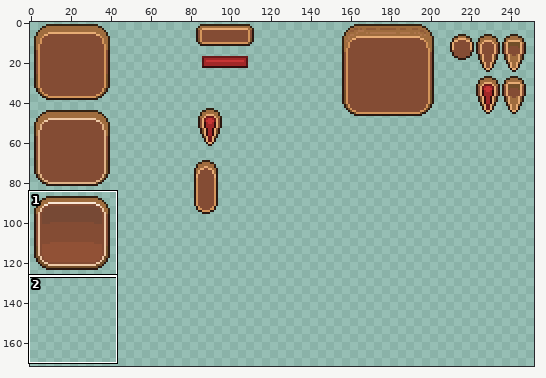
Sprite sheet -- godot/assets/ui/theme.png. Above: a wide view before the commit, with the close-up outlined.
Close-up. Before the edit:
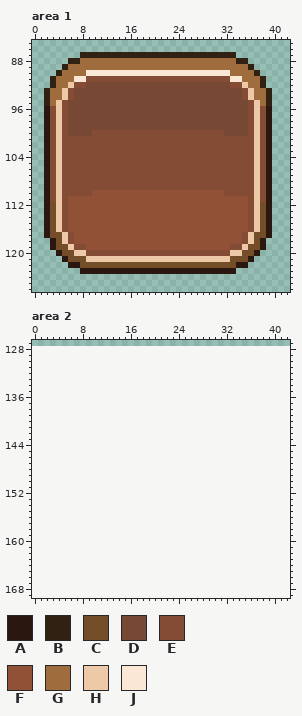
The file is 256x128 pixels. Colours within 5 levels of each other are drawn and written as one. Shown: area 1: x 0..42, y 85..126; area 2: x 0..42, y 127..169. The old version is drawn lined up with the new one, on the new canvas. The wide view leaves out empty margins.
Palette (. is transparent): A #291710  B #312113  C #734e29  D #774935  E #844c34  F #915136  G #9f6c3e  H #edc9a7  J #fae7d5
Pixels before, area 1, first column x 2:
 87 ......BBBBBBBBBBBBBBBBBBBBBBBBBB......
 88 ....BBGGGGGGGGGGGGGGGGGGGGGGGGGGBB....
 89 ...BGGGGGGGGGGGGGGGGGGGGGGGGGGGGGGB...
 90 ..BGGGGJJJJJJJJJJJJJJJJJJJJJJJJGGGGB..
 91 .BGGGJJEEEEEEEEEEEEEEEEEEEEEEEEJJGGGB.
 92 .BGGHEEDDDDDDDDDDDDDDDDDDDDDDDDEEHGGB.
 93 BGGHEDDDDDDDDDDDDDDDDDDDDDDDDDDDDEHGGB
 94 BGGHEDDDDDDDDDDDDDDDDDDDDDDDDDDDDEHGGB
 95 BGHEDDDDDDDDDDDDDDDDDDDDDDDDDDDDDDEHGB
 96 AEHEDDDDDDDDDDDDDDDDDDDDDDDDDDDDDDEHEA
 97 AEHEDDDDDDDDDDDDDDDDDDDDDDDDDDDDDDEHEA
 98 AEHEDDDDDDDDDDDDDDDDDDDDDDDDDDDDDDEHEA
 99 AEHEDDDDDDDDDDDDDDDDDDDDDDDDDDDDDDEHEA
100 AEHEDDDDEEEEEEEEEEEEEEEEEEEEEEDDDDEHEA
101 AEHEEEEEEEEEEEEEEEEEEEEEEEEEEEEEEEEHEA
102 AEHEEEEEEEEEEEEEEEEEEEEEEEEEEEEEEEEHEA
103 AEHEEEEEEEEEEEEEEEEEEEEEEEEEEEEEEEEHEA
104 AEHEEEEEEEEEEEEEEEEEEEEEEEEEEEEEEEEHEA
105 AEHEEEEEEEEEEEEEEEEEEEEEEEEEEEEEEEEHEA
106 AEHEEEEEEEEEEEEEEEEEEEEEEEEEEEEEEEEHEA
107 AEHEEEEEEEEEEEEEEEEEEEEEEEEEEEEEEEEHEA
108 AEHEEEEEEEEEEEEEEEEEEEEEEEEEEEEEEEEHEA
109 AEHEEEEEEEEEEEEEEEEEEEEEEEEEEEEEEEEHEA
110 AEHEEEEEFFFFFFFFFFFFFFFFFFFFFFEEEEEHEA
111 AEHEFFFFFFFFFFFFFFFFFFFFFFFFFFFFFFEHEA
112 ACHEFFFFFFFFFFFFFFFFFFFFFFFFFFFFFFEHCA
113 ACHEFFFFFFFFFFFFFFFFFFFFFFFFFFFFFFEHCA
114 ACHEFFFFFFFFFFFFFFFFFFFFFFFFFFFFFFEHCA
115 ACHEFFFFFFFFFFFFFFFFFFFFFFFFFFFFFFEHCA
116 ACHEFFFFFFFFFFFFFFFFFFFFFFFFFFFFFFEHCA
117 ACCHEFFFFFFFFFFFFFFFFFFFFFFFFFFFFEHCCA
118 .ACHEFFFFFFFFFFFFFFFFFFFFFFFFFFFFEHCA.
119 .ACCHEEFFFFFFFFFFFFFFFFFFFFFFFFEEHCCA.
120 ..ACCHHEEEEEEEEEEEEEEEEEEEEEEEEHHCCA..
121 ...ACCCHHHHHHHHHHHHHHHHHHHHHHHHCCCA...
122 ....AACCCCCCCCCCCCCCCCCCCCCCCCCCAA....
123 ......AAAAAAAAAAAAAAAAAAAAAAAAAA......
The same view after the edit:
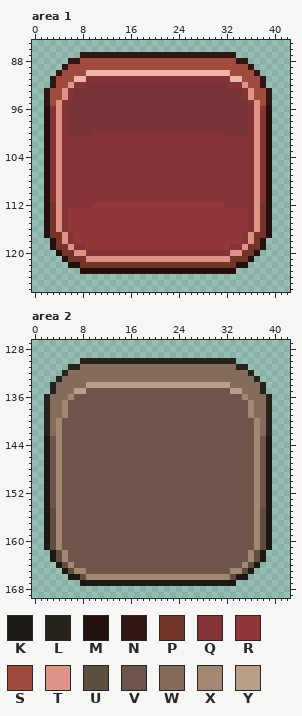
Colours new in this view: K #1d1813  L #28221c  M #24100c  N #311713  P #733529  Q #843437  R #913639  S #9f4c3e  T #df9386  U #5e4e3e  V #6d554b  W #836d5a  X #a28772  Y #b79f89
The author wrote: Add Button disabled style, Improve Button clarity
The exact change:
canvas 256x128 -> 256x256
colour D: #774935 -> #773537
colour J: #fae7d5 -> #f0b5aa
Changed rows in their new state; - is a pixel that keeps its letter.
Area 1:
first column x 2:
 87 ------NNNNNNNNNNNNNNNNNNNNNNNNNN------
 88 ----NNSSSSSSSSSSSSSSSSSSSSSSSSSSNN----
 89 ---NSSSSSSSSSSSSSSSSSSSSSSSSSSSSSSN---
 90 --NSSSS------------------------SSSSN--
 91 -NSSS--QQQQQQQQQQQQQQQQQQQQQQQQ--SSSN-
 92 -NSSTQQ------------------------QQTSSN-
 93 NSSTQ----------------------------QTSSN
 94 NSSTQ----------------------------QTSSN
 95 NSTQ------------------------------QTSN
 96 MQTQ------------------------------QTQM
 97 MQTQ------------------------------QTQM
 98 MQTQ------------------------------QTQM
 99 MQTQ------------------------------QTQM
100 MQTQ----QQQQQQQQQQQQQQQQQQQQQQ----QTQM
101 MQTQQQQQQQQQQQQQQQQQQQQQQQQQQQQQQQQTQM
102 MQTQQQQQQQQQQQQQQQQQQQQQQQQQQQQQQQQTQM
103 MQTQQQQQQQQQQQQQQQQQQQQQQQQQQQQQQQQTQM
104 MQTQQQQQQQQQQQQQQQQQQQQQQQQQQQQQQQQTQM
105 MQTQQQQQQQQQQQQQQQQQQQQQQQQQQQQQQQQTQM
106 MQTQQQQQQQQQQQQQQQQQQQQQQQQQQQQQQQQTQM
107 MQTQQQQQQQQQQQQQQQQQQQQQQQQQQQQQQQQTQM
108 MQTQQQQQQQQQQQQQQQQQQQQQQQQQQQQQQQQTQM
109 MQTQQQQQQQQQQQQQQQQQQQQQQQQQQQQQQQQTQM
110 MQTQQQQQQQQQQQQQQQQQQQQQQQQQQQQQQQQTQM
111 MQTQQQQQQQQQQQQQQQQQQQQQQQQQQQQQQQQTQM
112 MPTQQQQQRRRRRRRRRRRRRRRRRRRRRRQQQQQTPM
113 MPTQRRRRRRRRRRRRRRRRRRRRRRRRRRRRRRQTPM
114 MPTQRRRRRRRRRRRRRRRRRRRRRRRRRRRRRRQTPM
115 MPTQRRRRRRRRRRRRRRRRRRRRRRRRRRRRRRQTPM
116 MPTQRRRRRRRRRRRRRRRRRRRRRRRRRRRRRRQTPM
117 MPPTQRRRRRRRRRRRRRRRRRRRRRRRRRRRRQTPPM
118 -MPTQRRRRRRRRRRRRRRRRRRRRRRRRRRRRQTPM-
119 -MPPTQQRRRRRRRRRRRRRRRRRRRRRRRRQQTPPM-
120 --MPPTTQQQQQQQQQQQQQQQQQQQQQQQQTTPPM--
121 ---MPPPTTTTTTTTTTTTTTTTTTTTTTTTPPPM---
122 ----MMPPPPPPPPPPPPPPPPPPPPPPPPPPMM----
123 ------MMMMMMMMMMMMMMMMMMMMMMMMMM------
Area 2:
first column x 2:
130 ------LLLLLLLLLLLLLLLLLLLLLLLLLL------
131 ----LLWWWWWWWWWWWWWWWWWWWWWWWWWWLL----
132 ---LWWWWWWWWWWWWWWWWWWWWWWWWWWWWWWL---
133 --LWWWWWWWWWWWWWWWWWWWWWWWWWWWWWWWWL--
134 -LWWWWWYYYYYYYYYYYYYYYYYYYYYYYYWWWWWL-
135 -LWWWYYVVVVVVVVVVVVVVVVVVVVVVVVYYWWWL-
136 LWWWXVVVVVVVVVVVVVVVVVVVVVVVVVVVVXWWWL
137 LWWXVVVVVVVVVVVVVVVVVVVVVVVVVVVVVVXWWL
138 LWWXVVVVVVVVVVVVVVVVVVVVVVVVVVVVVVXWWL
139 LWWXVVVVVVVVVVVVVVVVVVVVVVVVVVVVVVXWWL
140 LWXVVVVVVVVVVVVVVVVVVVVVVVVVVVVVVVVXWL
141 LWXVVVVVVVVVVVVVVVVVVVVVVVVVVVVVVVVXWL
142 LWXVVVVVVVVVVVVVVVVVVVVVVVVVVVVVVVVXWL
143 KVXVVVVVVVVVVVVVVVVVVVVVVVVVVVVVVVVXVK
144 KVXVVVVVVVVVVVVVVVVVVVVVVVVVVVVVVVVXVK
145 KVXVVVVVVVVVVVVVVVVVVVVVVVVVVVVVVVVXVK
146 KVXVVVVVVVVVVVVVVVVVVVVVVVVVVVVVVVVXVK
147 KVXVVVVVVVVVVVVVVVVVVVVVVVVVVVVVVVVXVK
148 KVXVVVVVVVVVVVVVVVVVVVVVVVVVVVVVVVVXVK
149 KVXVVVVVVVVVVVVVVVVVVVVVVVVVVVVVVVVXVK
150 KVXVVVVVVVVVVVVVVVVVVVVVVVVVVVVVVVVXVK
151 KVXVVVVVVVVVVVVVVVVVVVVVVVVVVVVVVVVXVK
152 KVXVVVVVVVVVVVVVVVVVVVVVVVVVVVVVVVVXVK
153 KVXVVVVVVVVVVVVVVVVVVVVVVVVVVVVVVVVXVK
154 KVXVVVVVVVVVVVVVVVVVVVVVVVVVVVVVVVVXVK
155 KUXVVVVVVVVVVVVVVVVVVVVVVVVVVVVVVVVXUK
156 KUXVVVVVVVVVVVVVVVVVVVVVVVVVVVVVVVVXUK
157 KUXVVVVVVVVVVVVVVVVVVVVVVVVVVVVVVVVXUK
158 KUXVVVVVVVVVVVVVVVVVVVVVVVVVVVVVVVVXUK
159 KUXVVVVVVVVVVVVVVVVVVVVVVVVVVVVVVVVXUK
160 KUXVVVVVVVVVVVVVVVVVVVVVVVVVVVVVVVVXUK
161 KUXVVVVVVVVVVVVVVVVVVVVVVVVVVVVVVVVXUK
162 -KUXVVVVVVVVVVVVVVVVVVVVVVVVVVVVVVXUK-
163 -KUXVVVVVVVVVVVVVVVVVVVVVVVVVVVVVVXUK-
164 --KUXVVVVVVVVVVVVVVVVVVVVVVVVVVVVXUK--
165 ---KUXXVVVVVVVVVVVVVVVVVVVVVVVVXXUK---
166 ----KKUXXXXXXXXXXXXXXXXXXXXXXXXUKK----
167 ------KKKKKKKKKKKKKKKKKKKKKKKKKK------
Pixel boxes of the changes (left, top, right, bottom) in both close-ups:
changed: (44, 52, 272, 274)
added: (44, 358, 272, 586)
